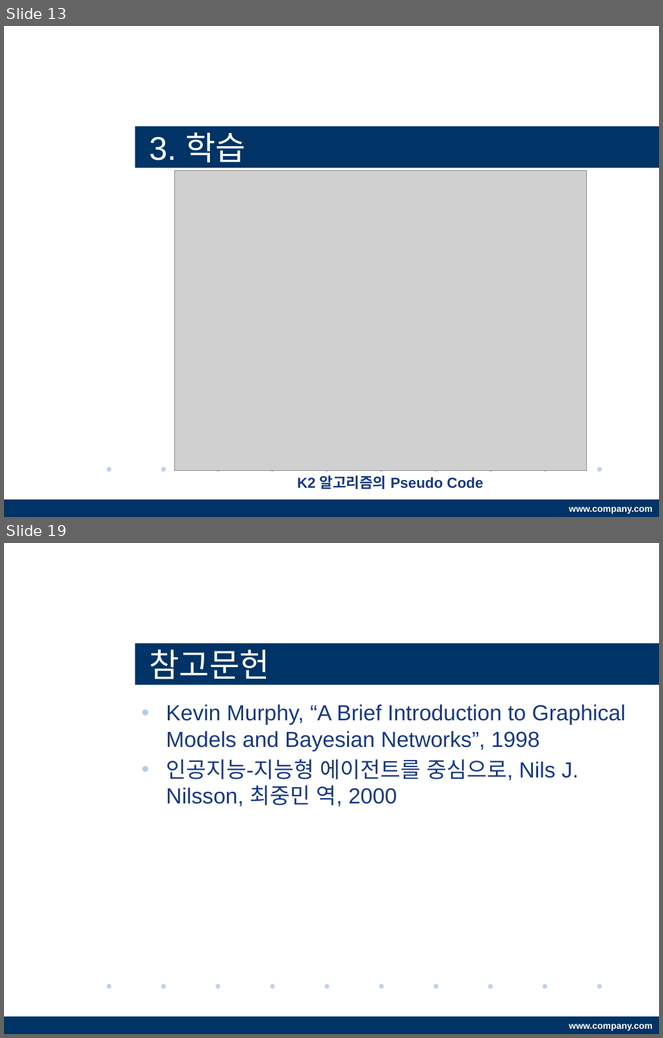
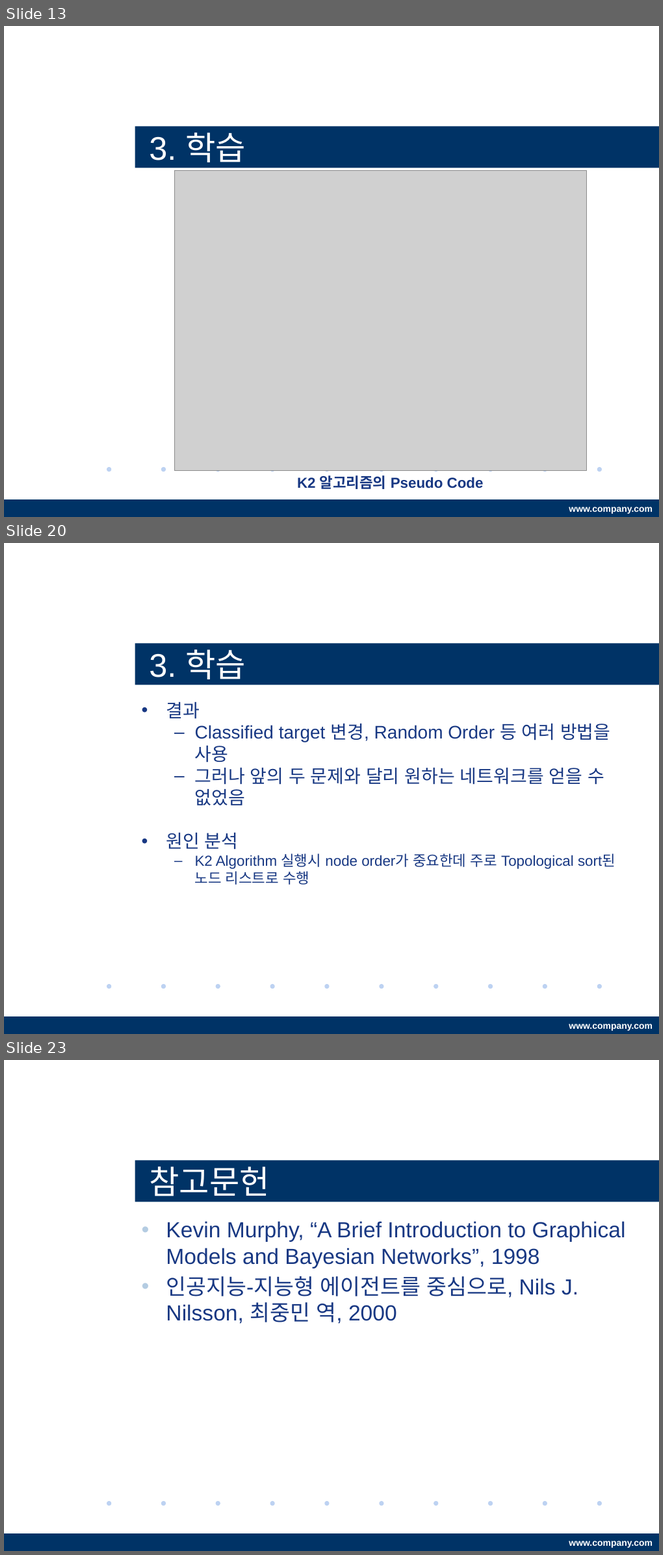
Before and after one commit to LEECHHE/capstone, a slide deck: papers/BayesianNetwork160306.pptx. Shown one above the other, each under a label of ours: slides 13 and 19 before the commit, slides 13, 20 and 23 after it; the slides between them are not shown. The pictures are 663x1038 and 663x1555 pixels, drawn with LibreOffice and Linux fonts; fonts in the diff are those of the drawing; grey boxes stand for pictures; background and template pictures are left out. Boxes give left, top, right and bottom in pixels: in the first picture for what was removed or moved away, otherwise in the second. Text is boxed around its words. In the diff, an @@ line names an element or a change of style, - is before the commit and + after.

```diff
--- a/papers/BayesianNetwork160306.pptx
+++ b/papers/BayesianNetwork160306.pptx
@@ slide 20 added at (4, 543, 659, 1034), background #FFFFFF; not listed: 12 template elements that a slide beside it also shows @@
@@ title added at (135, 643, 659, 685), fill #003366, 36 pt, text #FFFFFF @@
+3. 학습
@@ text added at (166, 702, 616, 885), 20 pt, text #183883 @@
+• 결과
+  – Classified target 변경, Random Order 등 여러 방법을 사용
+  – 그러나 앞의 두 문제와 달리 원하는 네트워크를 얻을 수 없었음
+• 원인 분석
+  – K2 Algorithm 실행시 node order가 중요한데 주로 Topological sort된 노드 리스트로 수행
@@ what was slide 19 is now slide 23 @@
```
Also in this commit, not shown: 2 slides changed, 6 other slides added, 3 slides removed, 9 other files.
